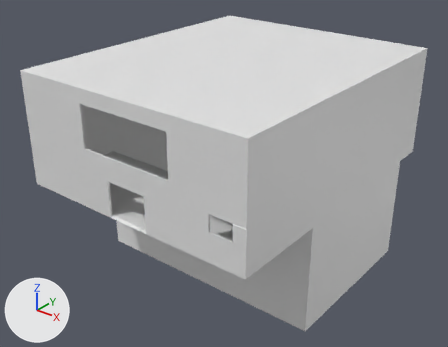
Before and after pictures for a commit that changed the FBX model TBA-MasterD/Assets/Prefabs/Jorge/Originals/Drone Training Room/PitArea.fbx.
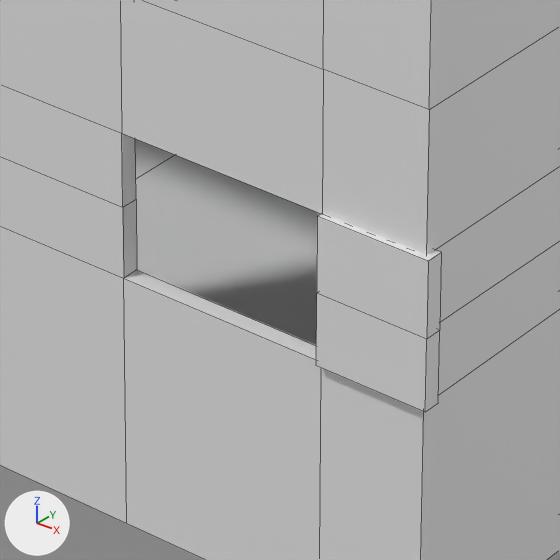
Old and new are each drawn whole from a 50 mm camera at (24.5, -75.7, 12.9) aimed at (1.9, -47.4, -4.6) and again close up on the part from 43% to 59% of the width and 57% to 77% of the height. The lights are fixed; the arrows at lower left show +X, +Y and +Z. The close-ups show mesh edges as thin lines. Where no turn or scale is listed for an object, it has been applied to the vertices.

The first close-up shows 'Pit_layout'.
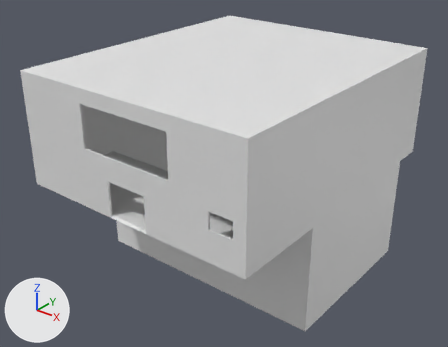
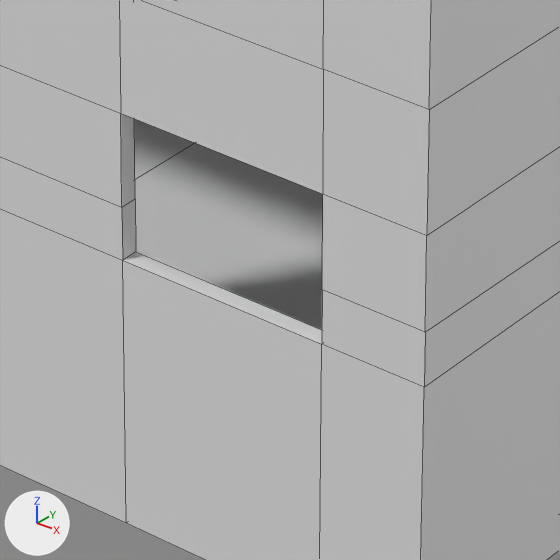
Pixel boxes [x1, y1, x2, y2] of what changed, in the close-ups (560 x 560 px; the box of a moved part takes in the faces that stretch with it):
part 1 of me_plane_018, deleted
    before: [316, 213, 441, 412]
part 2 of me_plane_018, moved or reshaped
    both: [0, 0, 560, 533]

The edits, one by one:
me_plane_018 is used by ob_pit_layout; location (2.353, -38.302, -4.254).
me_plane_018 had 356 vertices, 358 faces and spanned x -8.0..7.9, y -18.1..1.0, z -7.0..7.1.
me_plane_018 now has 344 vertices, 348 faces and spans x -8.0..7.9, y -18.0..1.0, z -7.0..7.1.
me_plane_018 part 1: the loose piece of 12 vertices spanning x 7.2..7.9, y -18.1..-17.9, z 1.7..2.7 is deleted.
Part 2, on me_plane_018:
64 vertices in x -8.0..7.9, y -18.0..1.0, z 1.7..2.7 move by (0.0, 0.0, 0.2).
